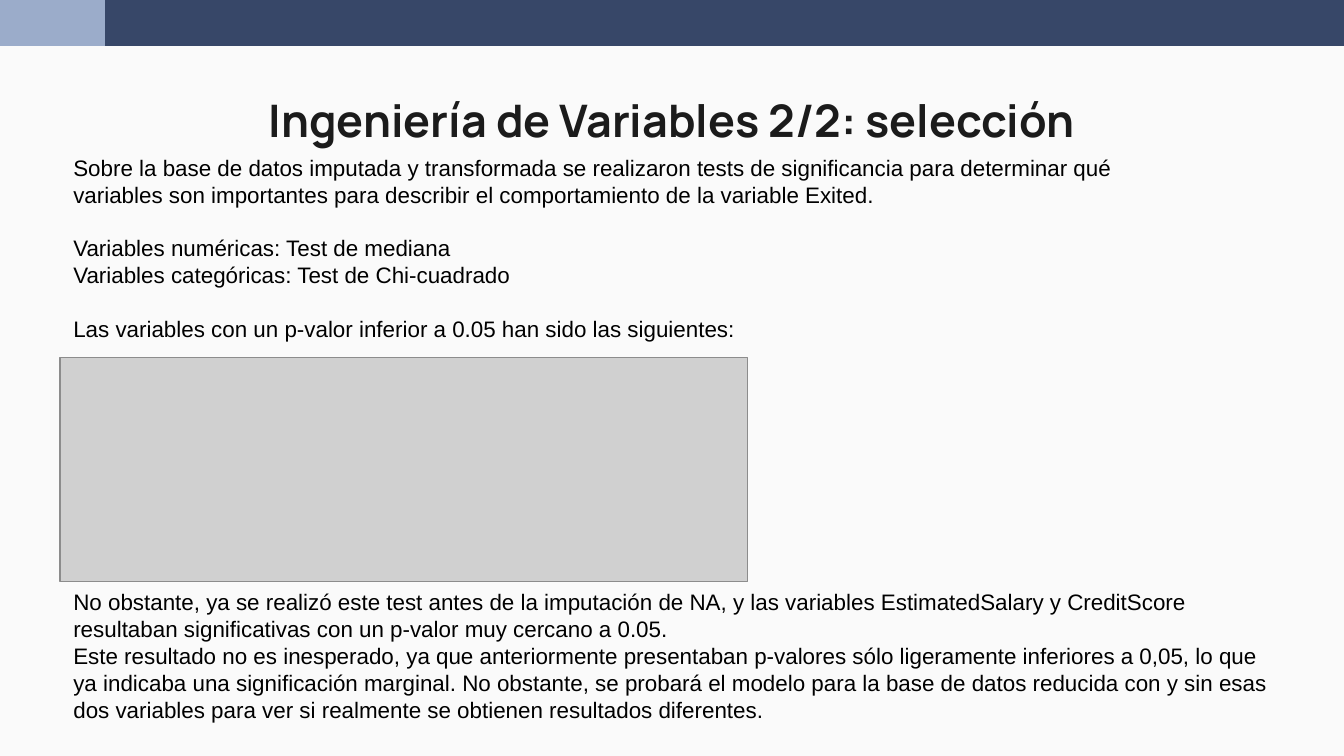
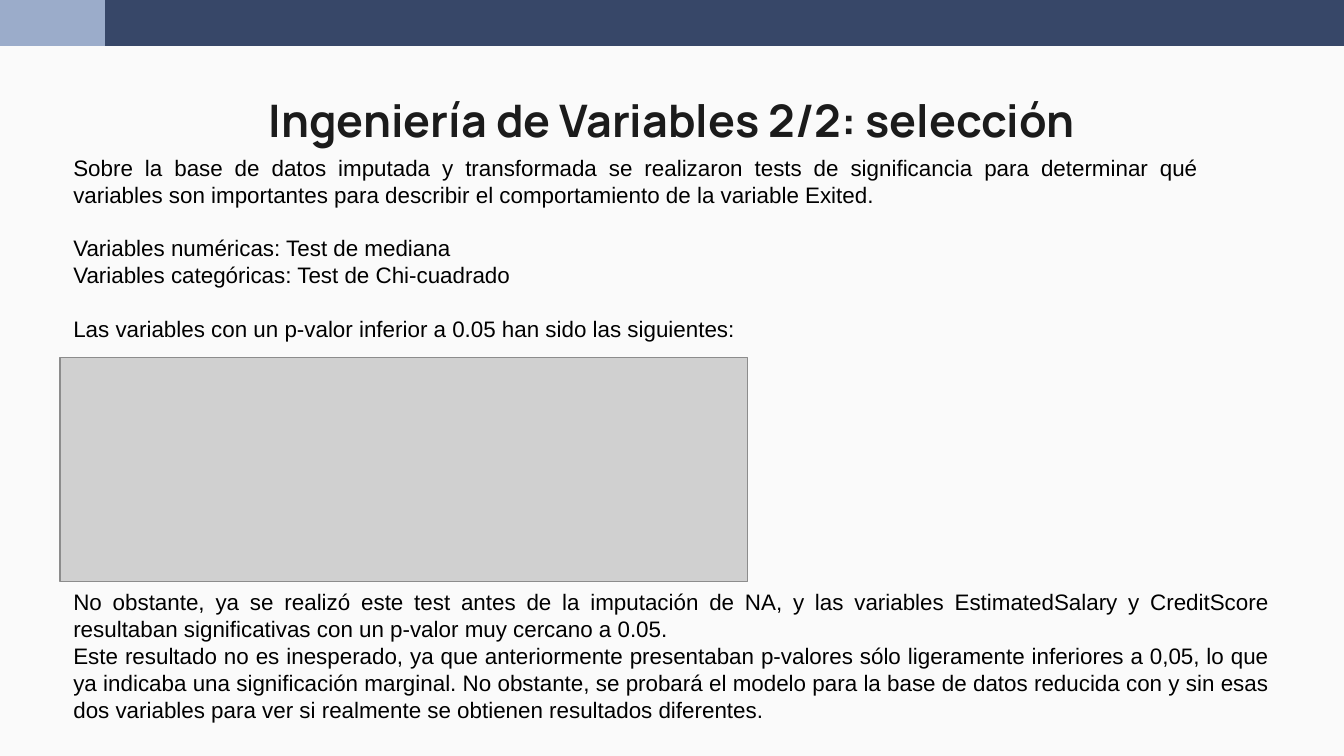
Before and after one commit to wen2111/Mineria, a slide deck: slide 10 of Entrega_1/00 - REPORTE/REPORTE.pptx. Drawn at 1344x756 pixels with LibreOffice and Linux fonts; fonts in the diff are those of the drawing; grey boxes stand for pictures. Boxes give left, top, right and bottom in pixels: in the first picture for what was removed or moved away, otherwise in the second. Text is boxed around its words. In the diff, an @@ line names an element or a change of style, - is before the commit and + after.

```diff
--- a/Entrega_1/00 - REPORTE/REPORTE.pptx
+++ b/Entrega_1/00 - REPORTE/REPORTE.pptx
@@ text at [73,159,1197,208]: alignment left to justified @@
@@ text "No obstante, ya se realizó ..." at [73,593,1268,723]: alignment left to justified @@
```
Also in this commit, not shown: 9 other slides changed, 1 slide added, 2 slides removed, 4 other files.
